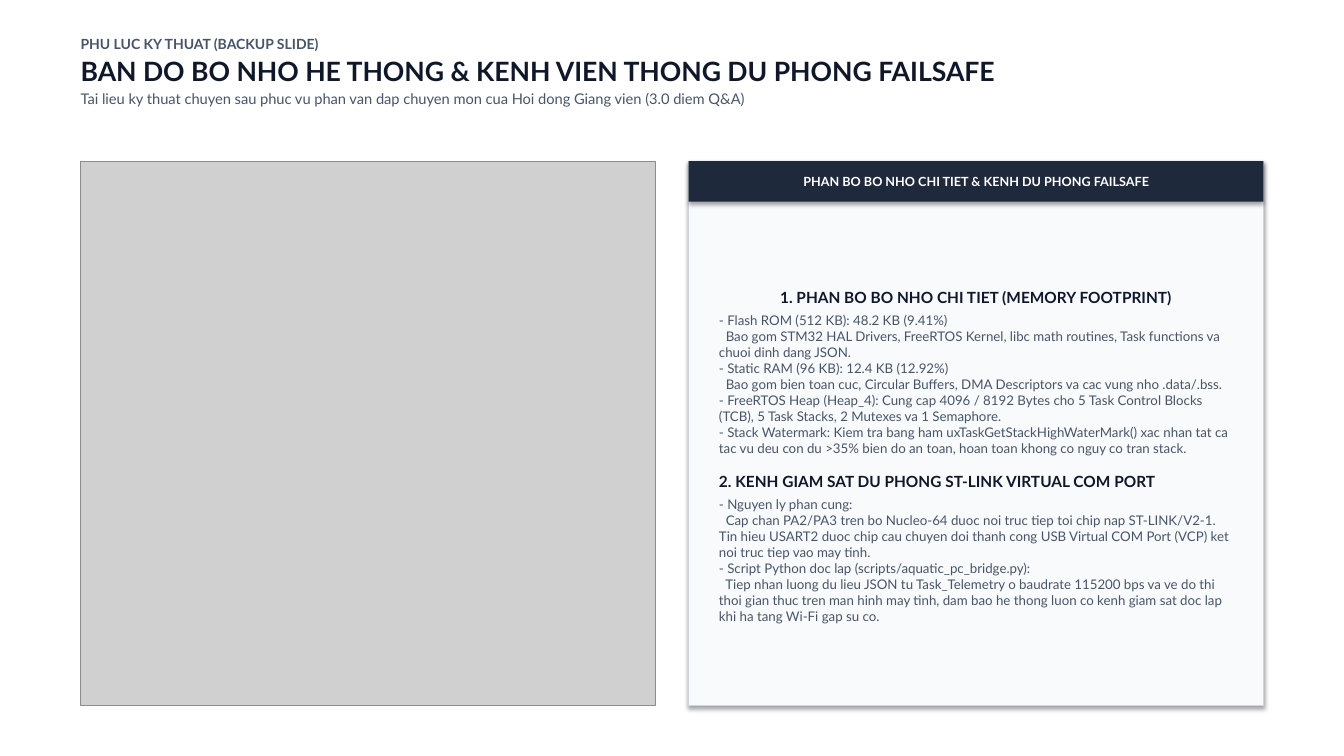
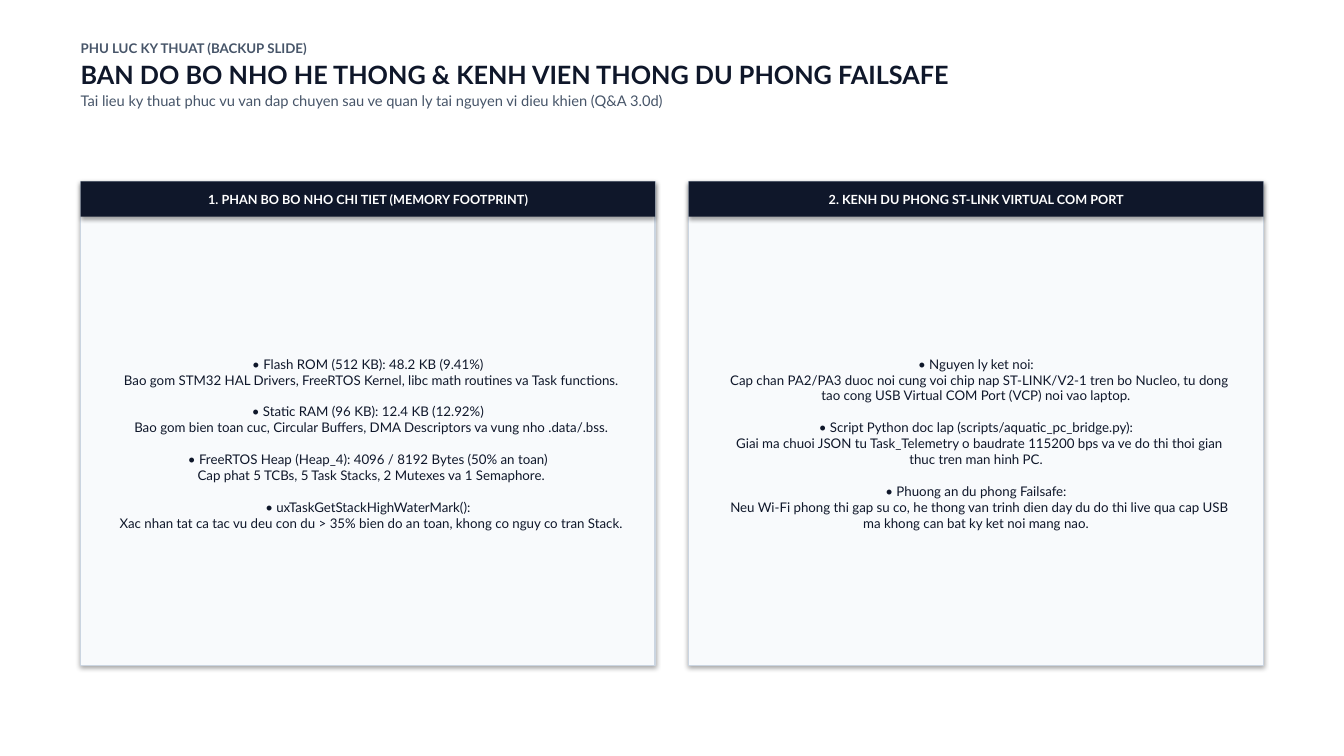
Before and after one commit to Nonne07/mcp201-aquatic-guardian, a slide deck: slide 13 of AQUATIC_GUARDIAN_SLIDES.pptx. Drawn at 1344x756 pixels with LibreOffice and Linux fonts; fonts in the diff are those of the drawing; grey boxes stand for pictures. Boxes give left, top, right and bottom in pixels: in the first picture for what was removed or moved away, otherwise in the second. Text is boxed around its words. In the diff, an @@ line names an element or a change of style, - is before the commit and + after.

```diff
--- a/AQUATIC_GUARDIAN_SLIDES.pptx
+++ b/AQUATIC_GUARDIAN_SLIDES.pptx
@@ text at [81, 43, 949, 85]: size 10 to 9.5 pt in "PHU LUC KY THUAT (BACKUP SLIDE)"; size 19 to 18 pt in "BAN DO BO NHO HE THONG & ..." @@
@@ text at [81, 95, 662, 109]: text changed @@
-Tai lieu ky thuat chuyen sau phuc vu phan van dap chuyen mon cua Hoi dong Giang vien (3.0 diem Q&A)
+Tai lieu ky thuat phuc vu van dap chuyen sau ve quan ly tai nguyen vi dieu khien (Q&A 3.0d)
@@ picture removed at [81, 161, 655, 706] @@
@@ rectangle added at [81, 181, 655, 665], fill #F8FAFC, outline #CBD5E1 1 pt, 9.5 pt, text #0F172A @@
+• Flash ROM (512 KB): 48.2 KB (9.41%)
+Bao gom STM32 HAL Drivers, FreeRTOS Kernel, libc math routines va Task functions.
+• Static RAM (96 KB): 12.4 KB (12.92%)
+Bao gom bien toan cuc, Circular Buffers, DMA Descriptors va vung nho .data/.bss.
+• FreeRTOS Heap (Heap_4): 4096 / 8192 Bytes (50% an toan)
+Cap phat 5 TCBs, 5 Task Stacks, 2 Mutexes va 1 Semaphore.
+• uxTaskGetStackHighWaterMark():
+Xac nhan tat ca tac vu deu con du > 35% bien do an toan, khong co nguy co tran Stack.
@@ rectangle added at [81, 181, 655, 217], fill #0F172A, 9 pt, text #FFFFFF, bold @@
+1. PHAN BO BO NHO CHI TIET (MEMORY FOOTPRINT)
@@ rectangle "• Nguyen ly ket noi: ...": place and size @@
-rectangle "• Nguyen ly ket noi: ..." at [689, 161, 1263, 706]
+rectangle "• Nguyen ly ket noi: ..." at [689, 181, 1263, 665]
@@ rectangle "2. KENH DU PHONG ST-LINK ...": place and size @@
-rectangle "2. KENH DU PHONG ST-LINK ..." at [689, 161, 1263, 202]
+rectangle "2. KENH DU PHONG ST-LINK ..." at [689, 181, 1263, 217]
@@ rectangle "2. KENH DU PHONG ST-LINK ..." at [689, 181, 1263, 217]: fill #1E293B to #0F172A @@
@@ text in rectangle at [829, 194, 1123, 204]: text changed @@
-PHAN BO BO NHO CHI TIET & KENH DU PHONG FAILSAFE
+2. KENH DU PHONG ST-LINK VIRTUAL COM PORT
@@ text in rectangle at [730, 359, 1229, 531]: text changed; text colour #475569 to #0F172A @@
-1. PHAN BO BO NHO CHI TIET (MEMORY FOOTPRINT)
-- Flash ROM (512 KB): 48.2 KB (9.41%)
-Bao gom STM32 HAL Drivers, FreeRTOS Kernel, libc math routines, Task functions va chuoi dinh dang JSON.
-- Static RAM (96 KB): 12.4 KB (12.92%)
-Bao gom bien toan cuc, Circular Buffers, DMA Descriptors va cac vung nho .data/.bss.
-- FreeRTOS Heap (Heap_4): Cung cap 4096 / 8192 Bytes cho 5 Task Control Blocks (TCB), 5 Task Stacks, 2 Mutexes va 1 Semaphore.
-- Stack Watermark: Kiem tra bang ham uxTaskGetStackHighWaterMark() xac nhan tat ca tac vu deu con du >35% bien do an toan, hoan toan khong co nguy co tran stack.
-2. KENH GIAM SAT DU PHONG ST-LINK VIRTUAL COM PORT
-- Nguyen ly phan cung:
-Cap chan PA2/PA3 tren bo Nucleo-64 duoc noi truc tiep toi chip nap ST-LINK/V2-1. Tin hieu USART2 duoc chip cau chuyen doi thanh cong USB Virtual COM Port (VCP) ket noi truc tiep vao may tinh.
-- Script Python doc lap (scripts/aquatic_pc_bridge.py):
-Tiep nhan luong du lieu JSON tu Task_Telemetry o baudrate 115200 bps va ve do thi thoi gian thuc tren man hinh may tinh, dam bao he thong luon co kenh giam sat doc lap khi ha tang Wi-Fi gap su co.
+• Nguyen ly ket noi:
+Cap chan PA2/PA3 duoc noi cung voi chip nap ST-LINK/V2-1 tren bo Nucleo, tu dong tao cong USB Virtual COM Port (VCP) noi vao laptop.
+• Script Python doc lap (scripts/aquatic_pc_bridge.py):
+Giai ma chuoi JSON tu Task_Telemetry o baudrate 115200 bps va ve do thi thoi gian thuc tren man hinh PC.
+• Phuong an du phong Failsafe:
+Neu Wi-Fi phong thi gap su co, he thong van trinh dien day du do thi live qua cap USB ma khong can bat ky ket noi mang nao.
```
Also in this commit, not shown: 12 other slides changed, 1 other file.
